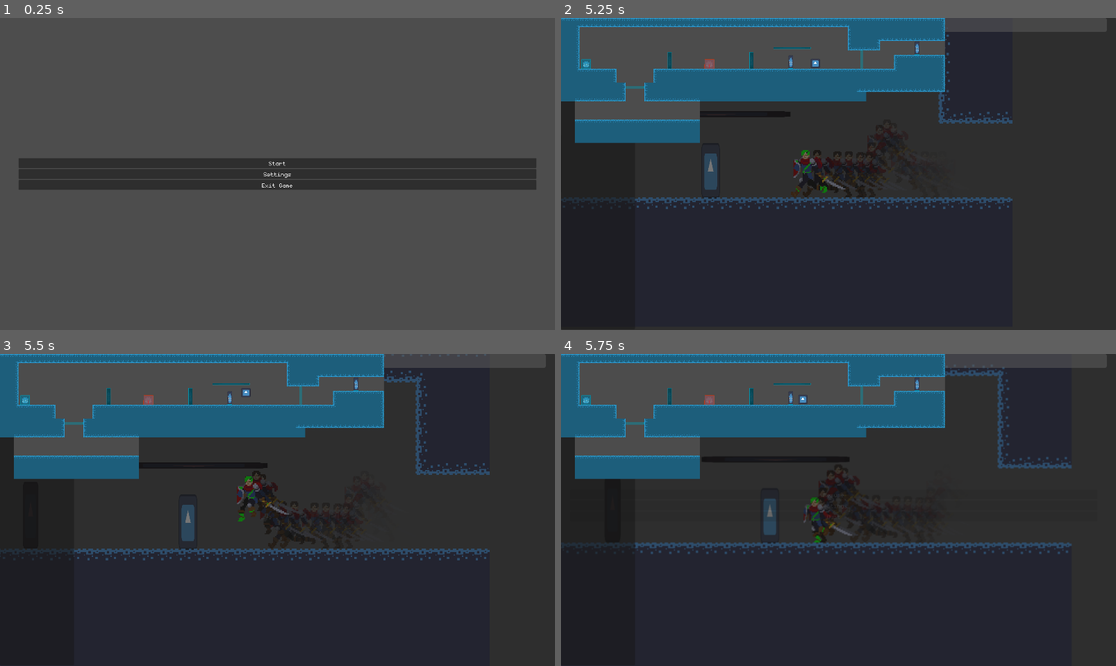
Above: before the commit, frames 1-4 (two rows, left to right).
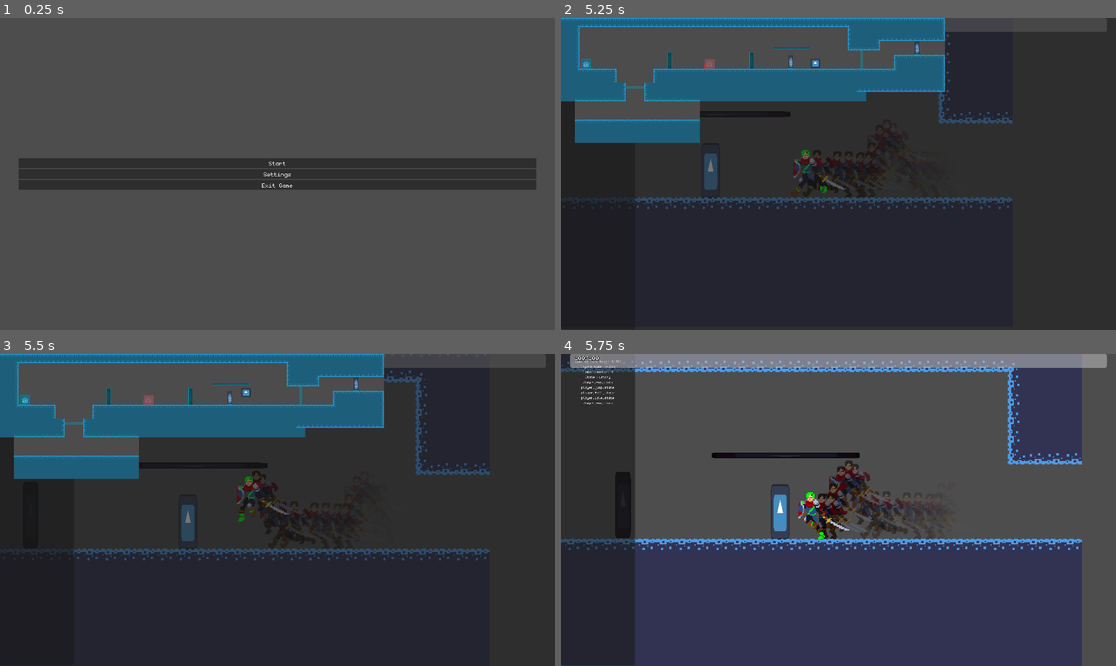
Above: after the commit, the same moments.

Repository: veggie-works/star-gazer
Game: Godot game, scene res://scenes/levels/main_menu/main_menu.tscn
The game is run twice, just before and just after one commit, with the same random seed, the same clock (stepped at 60 frames per second) and the same inputs. The engine's default icon, where the game draws it, is replaced by a stand-in: a white triangle on a blue panel in a dark square. Sound files missing from this copy of the repository are replaced by a short silence.
Inputs (mouse positions are in pixels of both pictures, inside the frame that each line leads up to):
- Up to frame 1 (0.25 s): no input
- Up to frame 2 (5.25 s): click "Start" at 0.5 s; tap Enter (ui_accept) at 1.25 s; move the mouse to (960, 158) at 1.27 s; hold Right (move_right, bound only before the commit) 1.28-2.03 s; hold X (attack) 1.28-2.03 s; click (960, 158) at 1.42 s; tap Z (jump) at 1.52, 2.27, 3.77, 4.52 s; move the mouse to (727, 189) at 2.02 s; hold Down (down) 2.03-2.78 s; tap Shift (dodge) at 2.1, 3.6, 5.1 s; move the mouse to (894, 105) at 2.77 s; hold Right (move_right, bound only before the commit) 2.78-3.53 s; hold X (attack) 2.78-3.53 s; move the mouse to (810, 236) at 3.52 s; hold Up (up) 3.53-4.28 s; click (810, 236) at 3.67 s; move the mouse to (1005, 220) at 4.27 s; hold X (attack) 4.28-5.03 s; hold Left (move_left, bound only before the commit) from 4.28 s (still down); tap Tab (inventory) at 4.9 s; move the mouse to (672, 127) at 5.02 s
- Up to frame 3 (5.5 s): keep holding Left (move_left, bound only before the commit); tap Z (jump) at 5.27 s
- Up to frame 4 (5.75 s): keep holding Left (move_left, bound only before the commit); tap Escape (ui_cancel) at 5.65 s

Frames 1-3 are identical in both runs. In frame 4, 84% of the frame differs, in the area x 0-100%, y 0-100%.
Error before the commit: Invalid type in function 'get_closest' in base 'Node (globals.gd)'. The array of argument 2 (Array[Node]) does not have the same element type as the expected t…
Error after the commit: Cannot call method 'set_shader_parameter' on a null value. (res://scripts/actors/behaviors/flasher.gd:28)

Commit message:
UI stacked navigation, rename left/right input actions

Diff:
--- a/project.godot
+++ b/project.godot
@@ -56,12 +56,12 @@
 "events": [Object(InputEventKey,"resource_local_to_scene":false,"resource_name":"","device":-1,"window_id":0,"alt_pressed":false,"shift_pressed":false,"ctrl_pressed":false,"meta_pressed":false,"pressed":false,"keycode":0,"physical_keycode":90,"key_label":0,"unicode":122,"echo":false,"script":null)
 ]
 }
-move_left={
+left={
 "deadzone": 0.5,
 "events": [Object(InputEventKey,"resource_local_to_scene":false,"resource_name":"","device":-1,"window_id":0,"alt_press …(182 unchanged characters)…
 ]
 }
-move_right={
+right={
 "deadzone": 0.5,
 "events": [Object(InputEventKey,"resource_local_to_scene":false,"resource_name":"","device":-1,"window_id":0,"alt_press …(182 unchanged characters)…
 ]
--- a/scenes/ui/ui_manager.tscn
+++ b/scenes/ui/ui_manager.tscn
@@ -10,6 +10,7 @@
 [ext_resource type="PackedScene" uid="uid://bacb1bjpvjj2r" path="res://scenes/ui/map_ui.tscn" id="8_insq2"]
 
 [node name="ui_manager" type="Control"]
+process_mode = 3
 editor_description = "UI manager singleton that manages all user interfaces."
 visibility_layer = 2
 layout_mode = 3
--- a/scripts/actors/behaviors/line_of_sight.gd
+++ b/scripts/actors/behaviors/line_of_sight.gd
@@ -18,7 +18,7 @@
 func _process(delta: float) -> void:
 	if len(target_group) > 0:
 		all_targets = get_tree().get_nodes_in_group(target_group)
-	var closest: Node = Globals.get_closest(self, all_targets)
+	var closest: Node2D = Globals.get_closest(self, all_targets)
 	if closest:
 		raycast.target_position = (closest.global_position - global_position).normalized() * sight_length
 		## Keep scale positive
--- a/scripts/autoload/globals.gd
+++ b/scripts/autoload/globals.gd
@@ -37,7 +37,7 @@
 	return null
 
 ## Get the closest object
-func get_closest(target: Node2D, objects: Array[Node2D]) -> Node2D:
+func get_closest(target: Node2D, objects: Array):
 	var min_distance: float = INF
 	var closest: Node2D = null
 	for object in objects:
--- a/scripts/fsm/actors/player/player_fall_state.gd
+++ b/scripts/fsm/actors/player/player_fall_state.gd
@@ -24,5 +24,5 @@
 		return
 
 	body.velocity.x = 0
-	var direction = Input.get_axis("move_left", "move_right")
+	var direction = Input.get_axis("left", "right")
 	body.velocity.x += direction * midair_move_speed
--- a/scripts/fsm/actors/player/player_idle_state.gd
+++ b/scripts/fsm/actors/player/player_idle_state.gd
@@ -18,7 +18,7 @@
 			fsm.transition_to(PlayerRunState)
 		return
 
-	if abs(Input.get_axis("move_left", "move_right")) > 0:
+	if abs(Input.get_axis("left", "right")) > 0:
 		fsm.transition_to(PlayerRunState)
 	elif InputManager.is_buffered("jump") or ((body.is_grounded() or body.in_coyote_time) and Input.is_action_just_pressed("jump")):
 		fsm.transition_to(PlayerJumpState)
--- a/scripts/fsm/actors/player/player_jump_state.gd
+++ b/scripts/fsm/actors/player/player_jump_state.gd
@@ -22,7 +22,7 @@
 	if body.in_cutscene:
 		return
 
-	var direction = Input.get_axis("move_left", "move_right")
+	var direction = Input.get_axis("left", "right")
 	body.velocity.x += direction * midair_move_speed
 	if not Input.is_action_pressed("jump"):
 		body.velocity.y = max(body.velocity.y / 2, body.velocity.y)
--- a/scripts/fsm/actors/player/player_run_state.gd
+++ b/scripts/fsm/actors/player/player_run_state.gd
@@ -18,7 +18,7 @@
 		return
 
 	body.velocity.x = 0
-	var direction = sign(Input.get_axis("move_left", "move_right"))
+	var direction = sign(Input.get_axis("left", "right"))
 	if abs(direction) <= 0:
 		fsm.transition_to(PlayerIdleState)
 		return
--- a/scripts/ui/pause_menu.gd
+++ b/scripts/ui/pause_menu.gd
@@ -26,25 +26,19 @@
 	var viewport_texture: ViewportTexture = get_viewport().get_texture()
 	background_blur.texture = ImageTexture.create_from_image(viewport_texture.get_image())
 
-func _input(event: InputEvent) -> void:
-	if event.is_action_pressed("ui_cancel"):
-		if not can_toggle:
-			return
-
-		if visible:
-			settings_ui.hide()
-			margin_container.show()
-			close()
-		else:
-			open()
-
 func open() -> void:
+	if not can_toggle:
+		return
 	super.open()
 	pause()
 	animator.play("open")
 
 func close() -> void:
+	if not can_toggle:
+		return
 	animator.play("close")
+	settings_ui.hide()
+	_on_quit_warning_quit_canceled()
 
 ## Pause or unpause the game
 func pause(do_pause: bool = true) -> void:
--- a/scripts/ui/ui_manager.gd
+++ b/scripts/ui/ui_manager.gd
@@ -7,6 +7,12 @@
 ## The UI canvas layer that will hold all child UIs
 @onready var ui_layer: CanvasLayer = $ui_layer
 
+## UIs that cannot be closed by pressing "ui_cancel"
+var non_closeable_uis: Array[GDScript] = [
+	DebugPanel,
+	HUD,
+]
+
 ## A list of all instantiated UIs
 var instantiated_uis: Array[BaseUI] = []
 
@@ -14,6 +20,29 @@
 var opened_uis: Array[BaseUI]:
 	get:
 		return instantiated_uis.filter(func(ui): return ui.visible)
+
+## The UI that is being shown on top of all others
+var top_ui: BaseUI:
+	get:
+		var last_index: int = len(opened_uis) - 1
+		if last_index < 0:
+			return null
+		return opened_uis[last_index]
+
+func _input(event: InputEvent) -> void:
+	if event.is_action_pressed("ui_cancel"):
+		if top_ui != null and not non_closeable_uis.any(func(ui): return top_ui.get_script() == ui):
+			if non_closeable_uis.has(top_ui.get_script()):
+				ui_layer.move_child(top_ui, 0)
+			else:
+				top_ui.close()
+		else:
+			var pause_menu: PauseMenu = get_ui(PauseMenu)
+			if pause_menu:
+				if pause_menu.visible:
+					pause_menu.close()
+				else:
+					pause_menu.open()
 
 ## Close a UI
 func close_ui(ui: GDScript) -> void:
@@ -69,6 +98,7 @@
 	if ui_to_open == null:
 		ui_to_open = create_ui(ui)
 	ui_to_open.open()
+	ui_layer.move_child(ui_to_open, ui_layer.get_child_count() - 1)
 	return ui_to_open
 
 ## Close all open UIs
